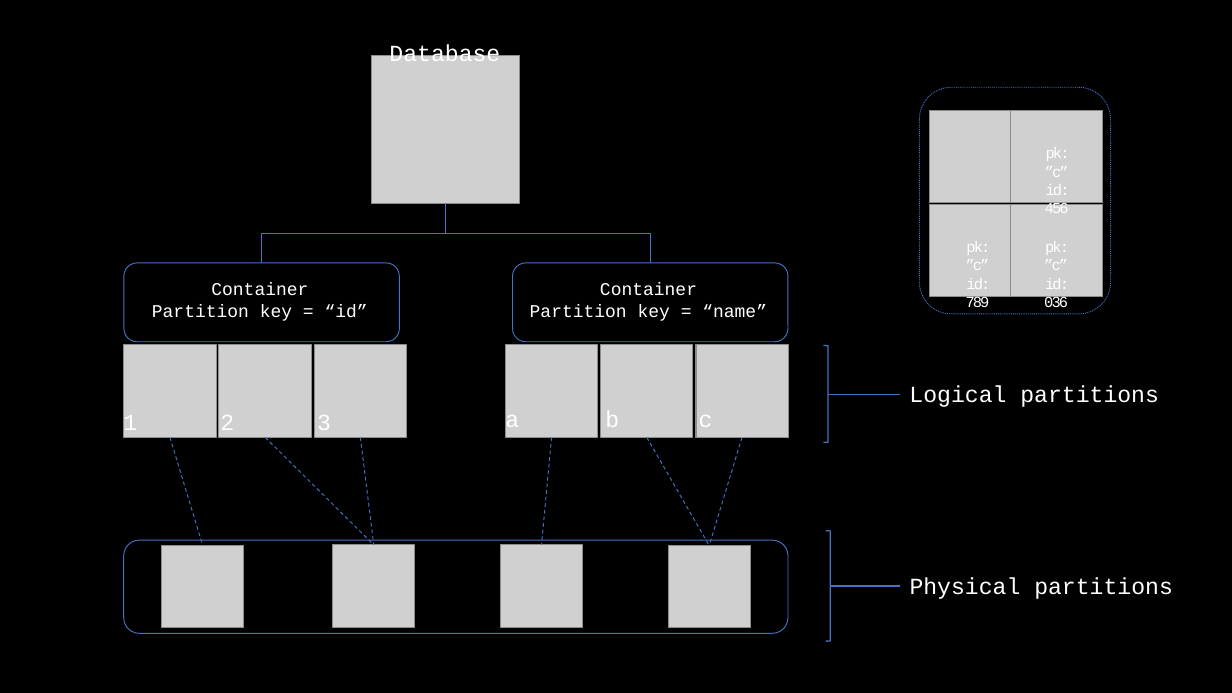
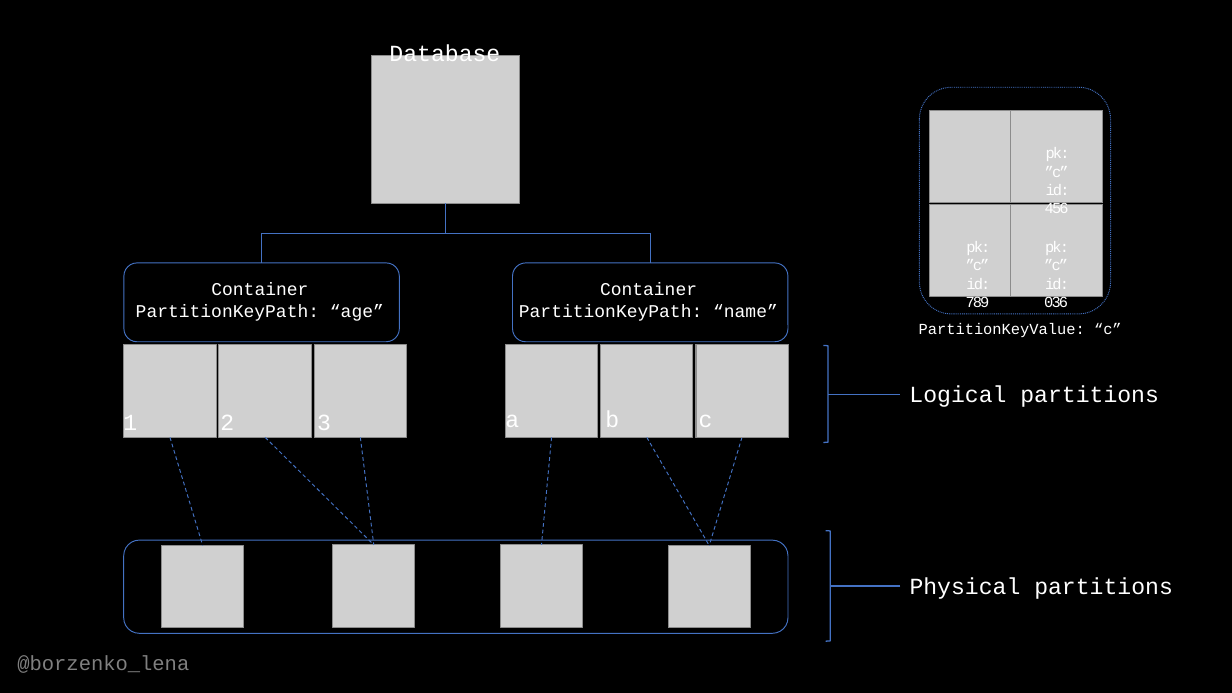
Before and after one commit to OlenaBorzenko/Presentations, a slide deck: slide 9 of ScalingYourDataToTheCosmos.pptx (slide 8 before the commit). Drawn at 1232x693 pixels with LibreOffice and Linux fonts; fonts in the diff are those of the drawing; grey boxes stand for pictures. Boxes give left, top, right and bottom in pixels: in the first picture for what was removed or moved away, otherwise in the second. Text is boxed around its words. In the diff, an @@ line names an element or a change of style, - is before the commit and + after.

```diff
--- a/ScalingYourDataToTheCosmos.pptx
+++ b/ScalingYourDataToTheCosmos.pptx
@@ text "Container": place and size @@
-text "Container" at (152,283,368,321)
+text "Container" at (136,283,384,321)
@@ text "Container": place and size @@
-text "Container" at (530,283,767,321)
+text "Container" at (519,283,778,321)
@@ text at (136,304,384,321): text changed @@
-Partition key = “id”
+PartitionKeyPath: “age”
@@ text at (519,304,778,321): text changed @@
-Partition key = “name”
+PartitionKeyPath: “name”
@@ text added at (919,323,1122,337), 12 pt, text #FFFFFF @@
+PartitionKeyValue: “c”
@@ text added at (17,655,189,673), 16 pt, text #FFFFFF at 50% opacity @@
+@borzenko_lena
```
Also in this commit, not shown: 8 other slides changed, 10 slides added, 6 slides removed.
